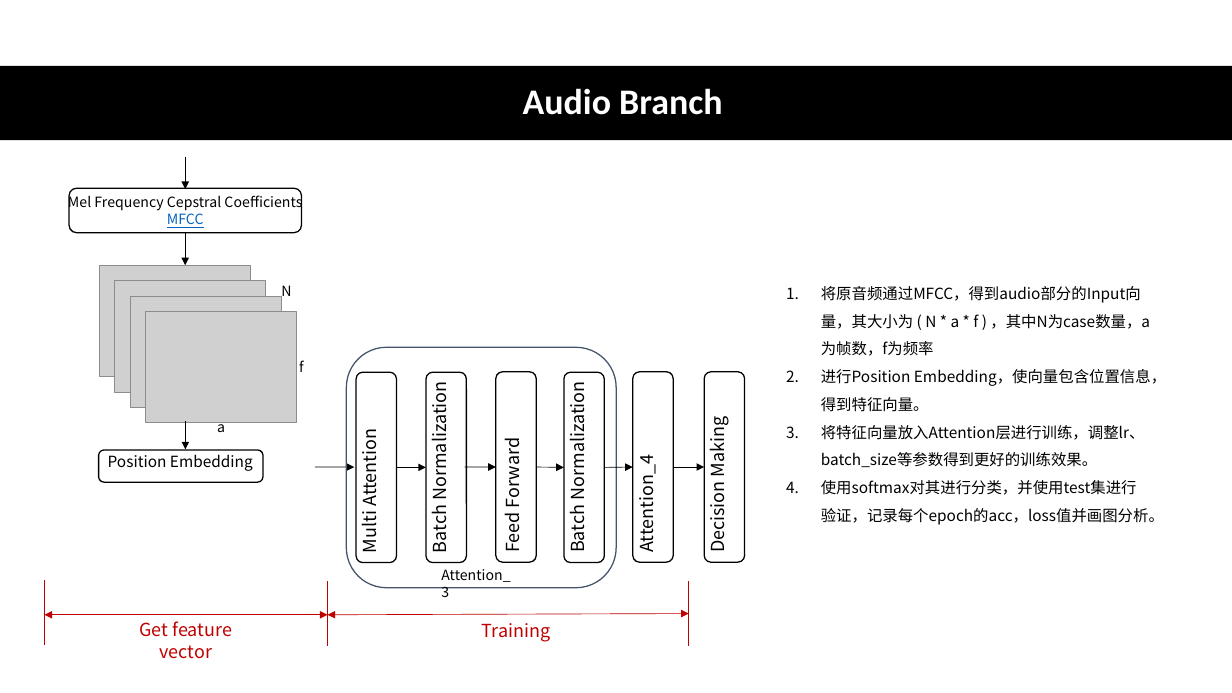
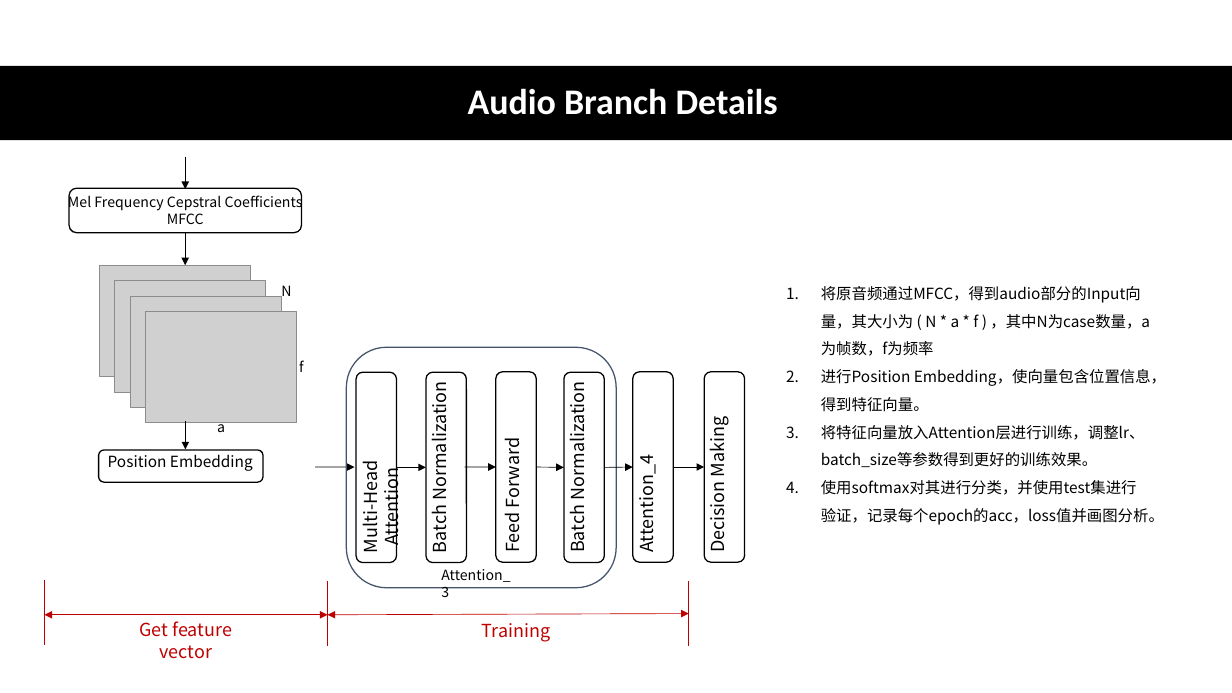
Before and after one commit to CrescentIvy/CPSS, a slide deck: slide 18 of xinwei zhao.pptx (slide 17 before the commit). Drawn at 1232x693 pixels with LibreOffice and Linux fonts; fonts in the diff are those of the drawing; grey boxes stand for pictures. Boxes give left, top, right and bottom in pixels: in the first picture for what was removed or moved away, otherwise in the second. Text is boxed around its words. In the diff, an @@ line names an element or a change of style, - is before the commit and + after.

```diff
--- a/xinwei zhao.pptx
+++ b/xinwei zhao.pptx
@@ title at box(468, 88, 778, 115): text changed @@
-Audio Branch
+Audio Branch Details
@@ text at box(167, 210, 204, 224): text colour #0563C1 to #000000, underline off in "MFCC" @@
@@ text at box(356, 469, 404, 550): text changed @@
-Multi Attention
+Multi-Head Attention
```
Also in this commit, not shown: 11 other slides changed, 5 slides added, 4 slides removed, 1 other file.
